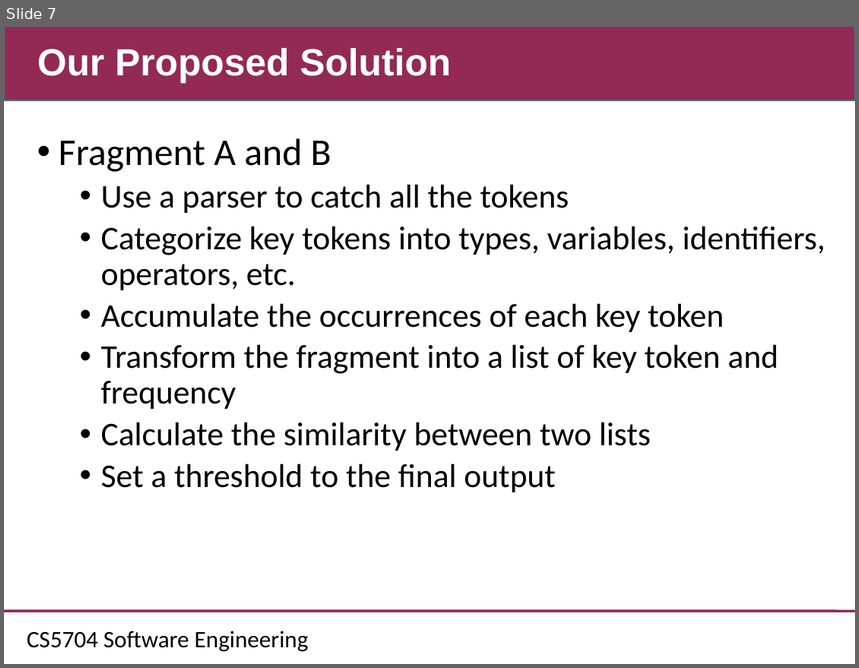
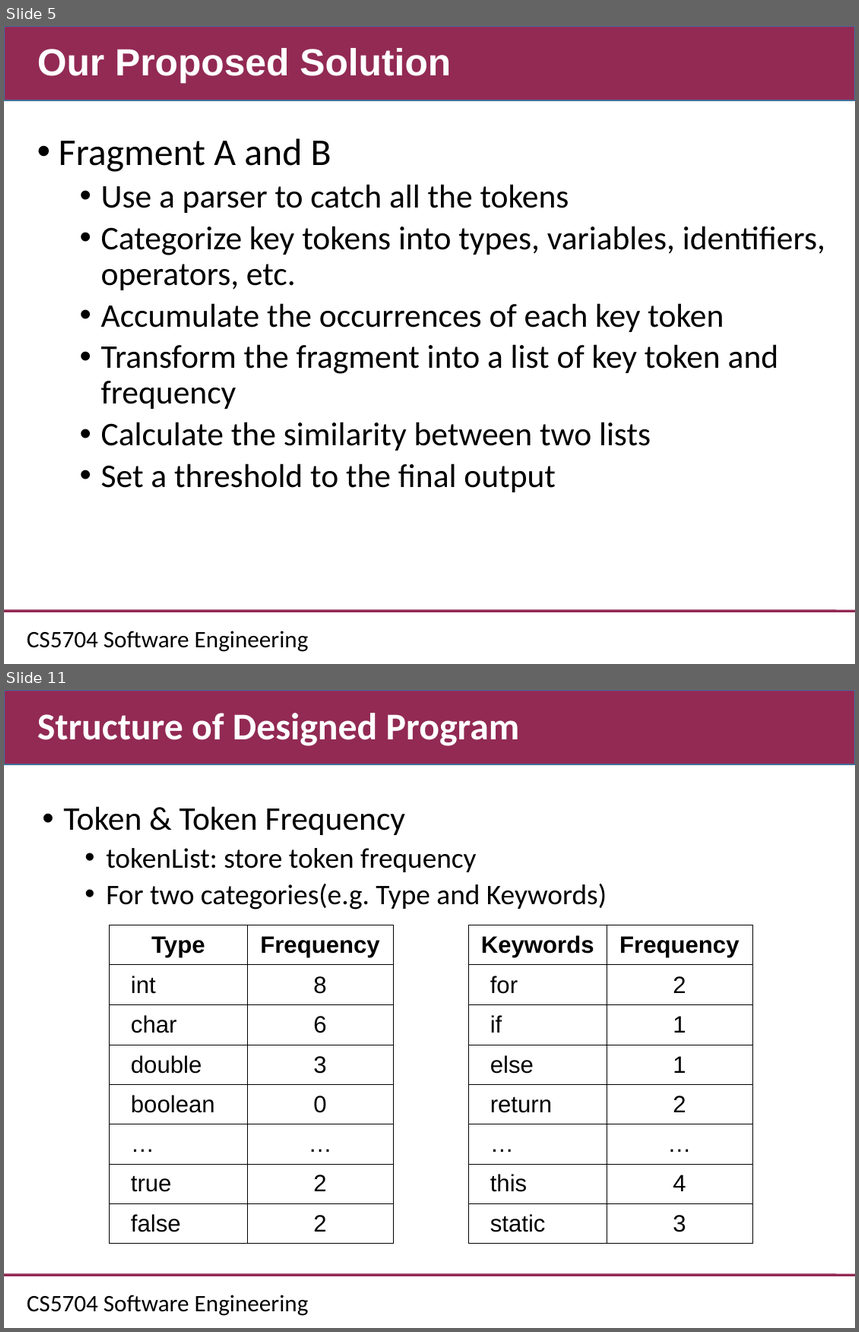
Before and after one commit to CSCC5704/Documents, a slide deck: CS5704_midpresentation.ppt. Shown one above the other, each under a label of ours: slide 7 before the commit, slides 5 and 11 after it; the slides between them are not shown. The pictures are 859x668 and 859x1332 pixels, drawn with LibreOffice and Linux fonts; fonts in the diff are those of the drawing; background and template pictures are left out. Boxes give left, top, right and bottom in pixels: in the first picture for what was removed or moved away, otherwise in the second. Text is boxed around its words. In the diff, an @@ line names an element or a change of style, - is before the commit and + after.

```diff
--- a/CS5704_midpresentation.ppt
+++ b/CS5704_midpresentation.ppt
@@ slide 11 added at <box>4,690,855,1328</box>, background #FFFFFF; not listed: 3 template elements that a slide beside it also shows @@
@@ title added at <box>37,713,520,746</box>, 32 pt, text #FFFFFF, bold @@
+Structure of Designed Program
@@ text added at <box>63,806,607,910</box>, 24 pt, text #000000 @@
+• Token & Token Frequency
+  • tokenList: store token frequency
+  • For two categories(e.g. Type and Keywords)
@@ table added at <box>110,925,393,1243</box>, 8 rows, 2 columns @@
+Type | Frequency
+int | 8
+char | 6
+double | 3
+boolean | 0
+… | …
+true | 2
+false | 2
@@ table added at <box>469,925,752,1243</box>, 8 rows, 2 columns @@
+Keywords | Frequency
+for | 2
+if | 1
+else | 1
+return | 2
+… | …
+this | 4
+static | 3
@@ what was slide 7 is now slide 5 @@
```
Also in this commit, not shown: 7 slides changed, 14 other slides added, 4 slides removed, 1 other file.
